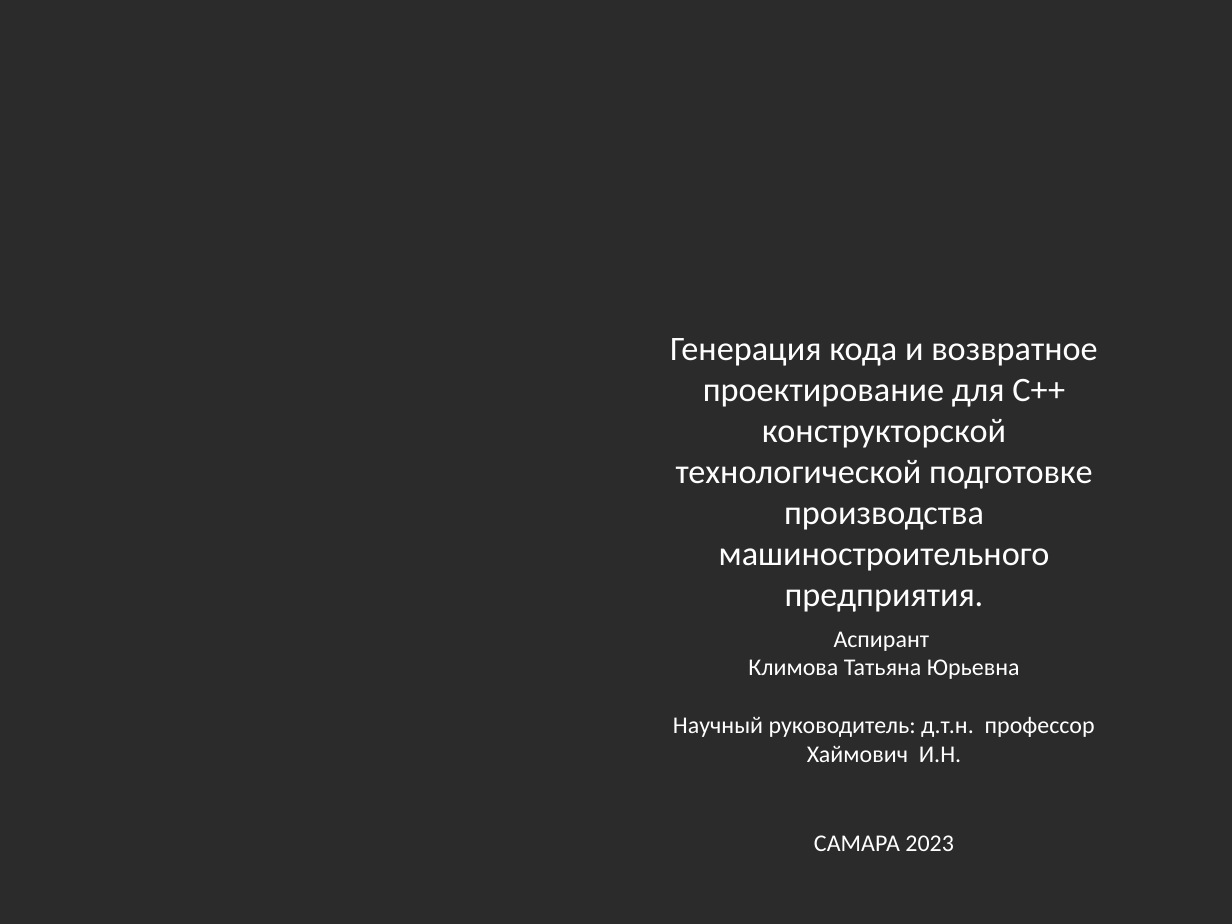
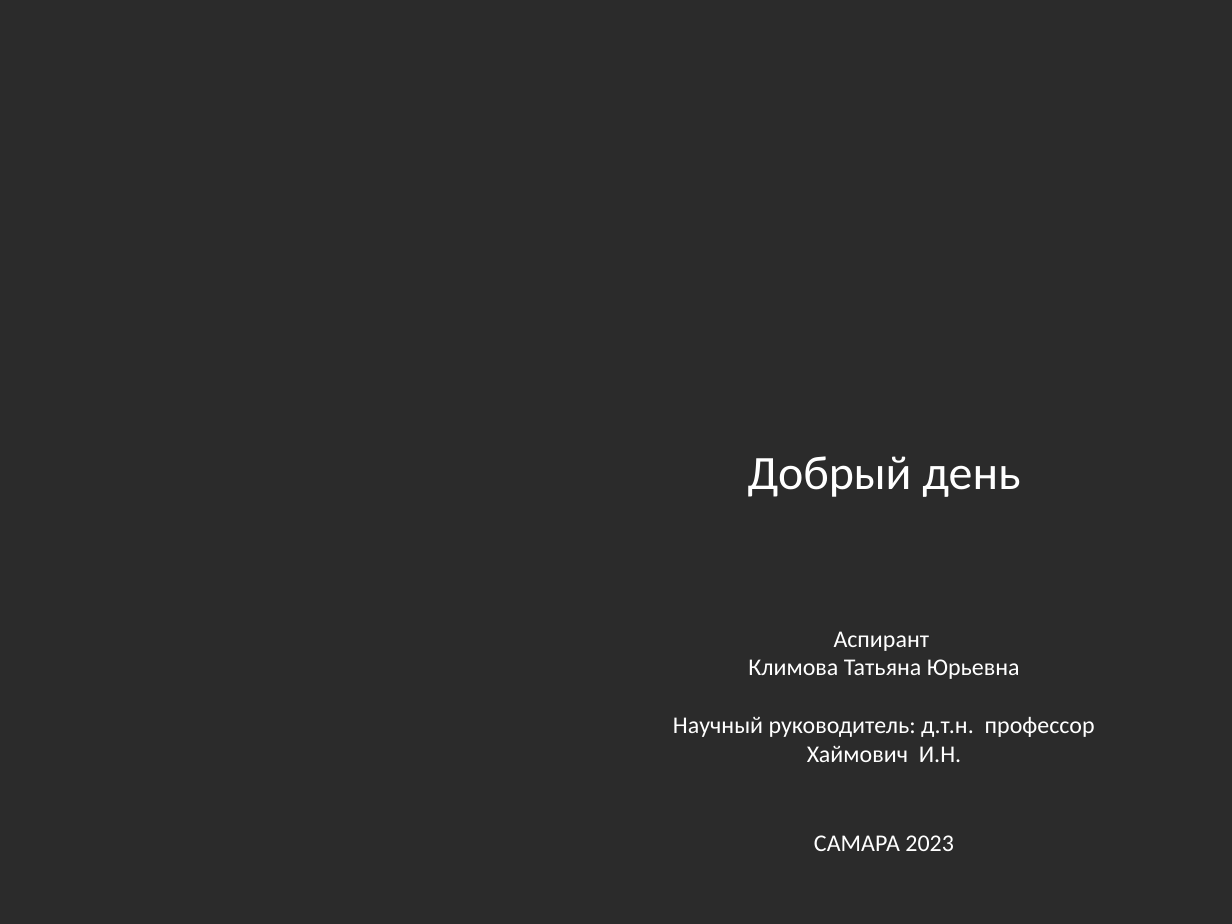
Before and after one commit to NeoWlad/Deutsch, a slide deck: slide 1 of Klimova_na_russkom.pptx. Drawn at 1232x924 pixels with LibreOffice and Linux fonts; fonts in the diff are those of the drawing; background and template pictures are left out; a plain dark background stands for a picture behind light text. Boxes give left, top, right and bottom in pixels: in the first picture for what was removed or moved away, otherwise in the second. Text is boxed around its words. In the diff, an @@ line names an element or a change of style, - is before the commit and + after.

```diff
--- a/Klimova_na_russkom.pptx
+++ b/Klimova_na_russkom.pptx
@@ text at <box>748,456,1020,497</box>: text changed; size 20 to 28 pt @@
-Генерация кода и возвратное проектирование для С++ конструкторской технологической подготовке производства машиностроительного предприятия.
+Добрый день
```
Also in this commit, not shown: 4 slides added, 8 slides removed, 4 other files.
